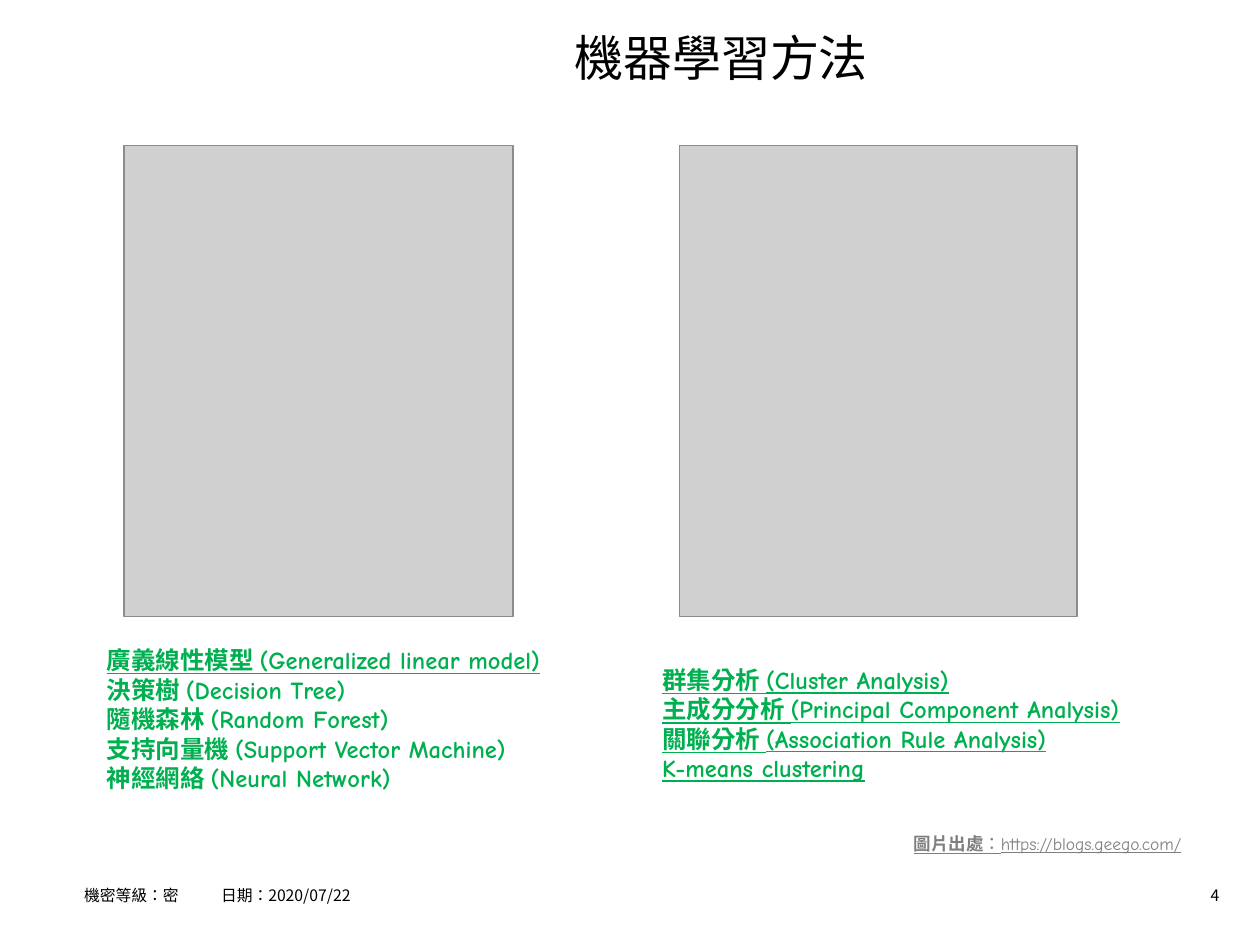
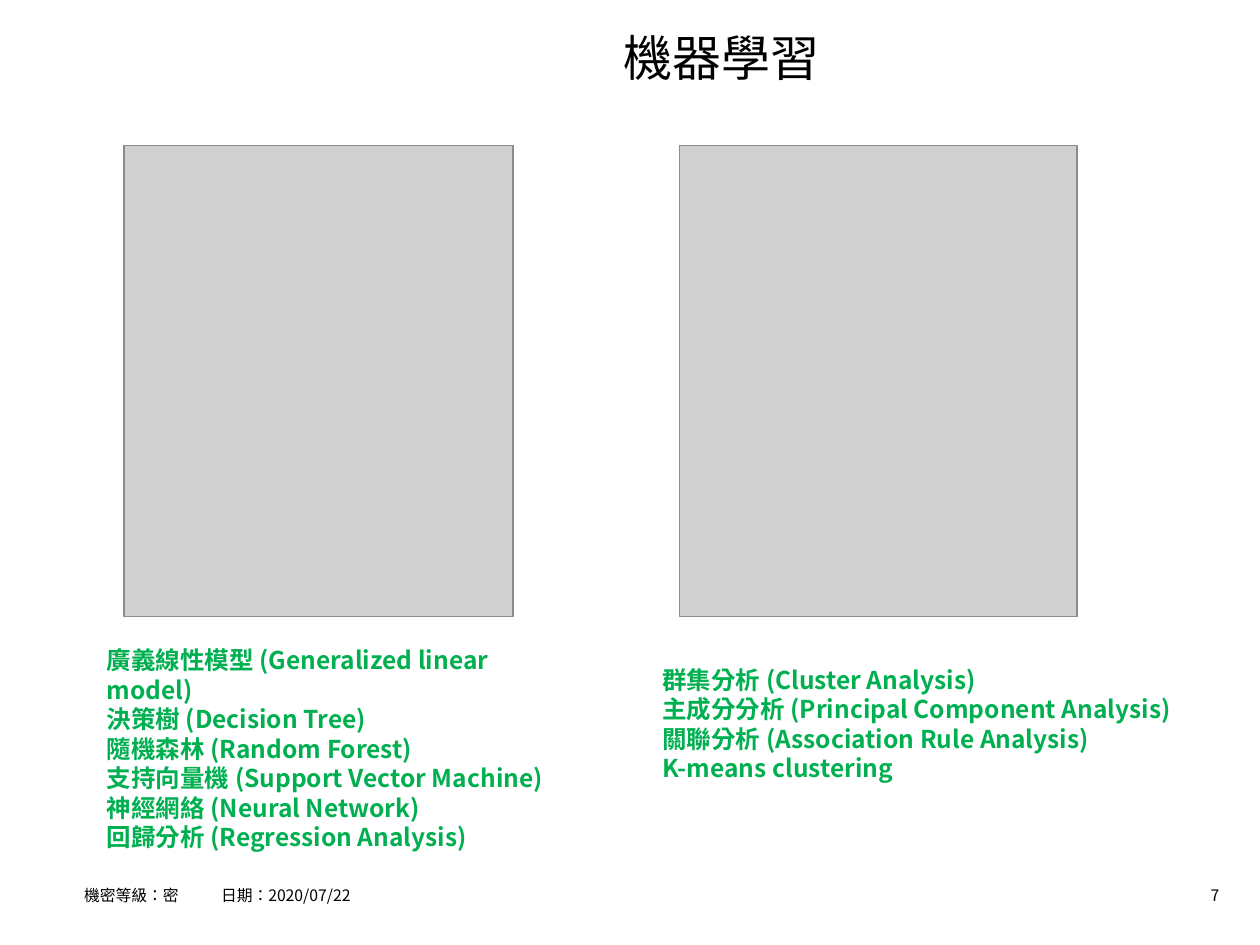
Before and after one commit to hrne/FINAL_REPORT, a slide deck: slide 7 of AI_Report/AI應用-不動產價格預測.ppt (slide 4 before the commit). Drawn at 1260x945 pixels with LibreOffice and Linux fonts; fonts in the diff are those of the drawing; grey boxes stand for pictures; background and template pictures are left out. Boxes give left, top, right and bottom in pixels: in the first picture for what was removed or moved away, otherwise in the second. Text is boxed around its words. In the diff, an @@ line names an element or a change of style, - is before the commit and + after.

```diff
--- a/AI_Report/AI應用-不動產價格預測.ppt
+++ b/AI_Report/AI應用-不動產價格預測.ppt
@@ title at (623,34,819,80): text changed @@
-機器學習方法
+機器學習
@@ text at (107,645,543,822): font Comic Neue to Noto Sans CJK SC in "廣義線性模型 (Generalized linear model)", "決策樹 (Decision Tree)", "隨機森林 (Random Forest)", "支持向量機 (Support Vector Machine)" and 1 more places; underline off in "廣義線性模型 (Generalized linear model)" @@
@@ text "群集分析 (Cluster Analysis)" at (662,668,1171,783): font Comic Neue to Noto Sans CJK SC, underline off @@
@@ text at (107,821,467,852): paragraph added @@
+回歸分析 (Regression Analysis)
@@ text removed at (914,835,1182,854) @@
-圖片出處：https://blogs.geego.com/
@@ page number at (1211,889,1220,901): text changed @@
-4
+7
```
Also in this commit, not shown: 15 other slides changed, 16 slides added, 9 slides removed, 14 other files.
